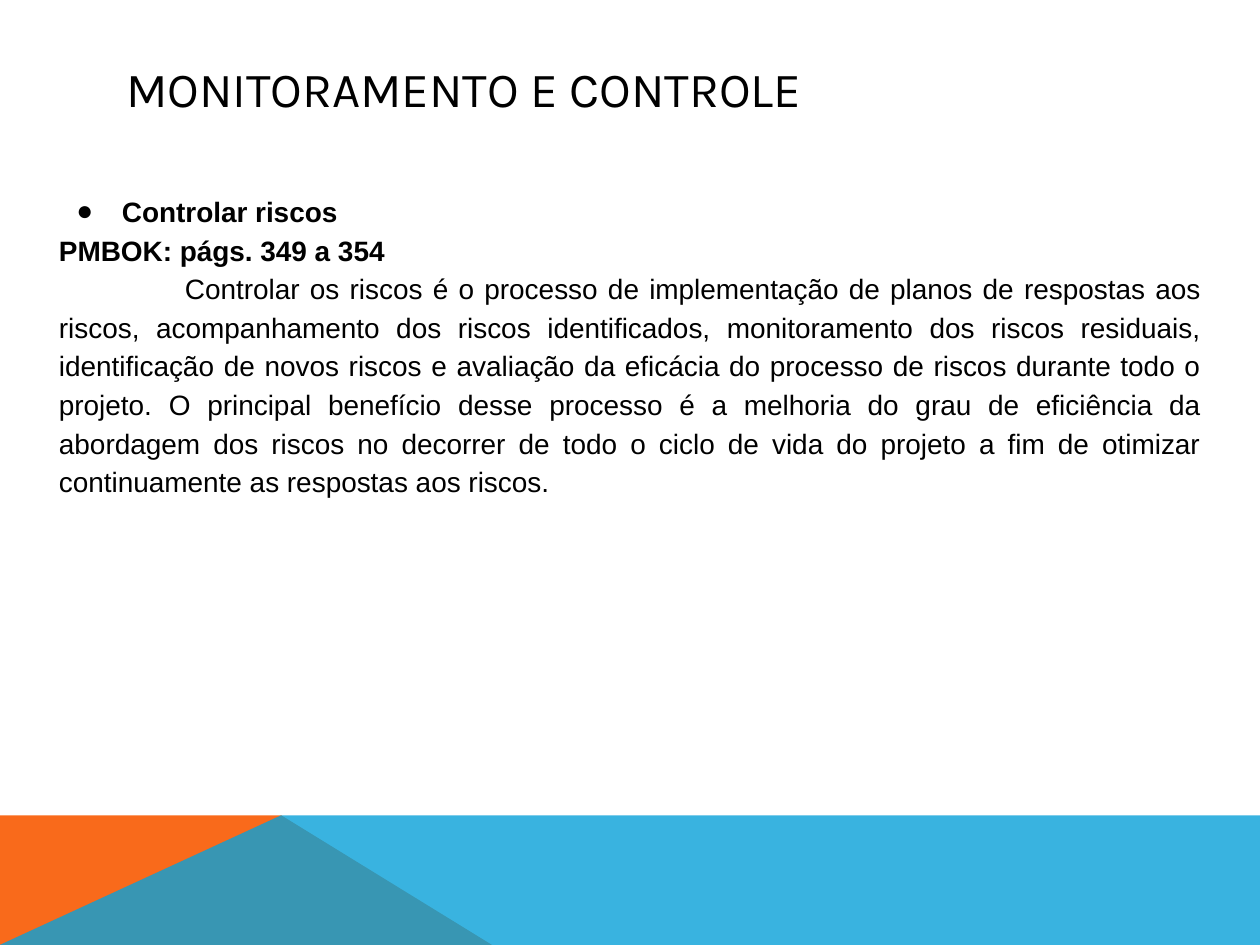
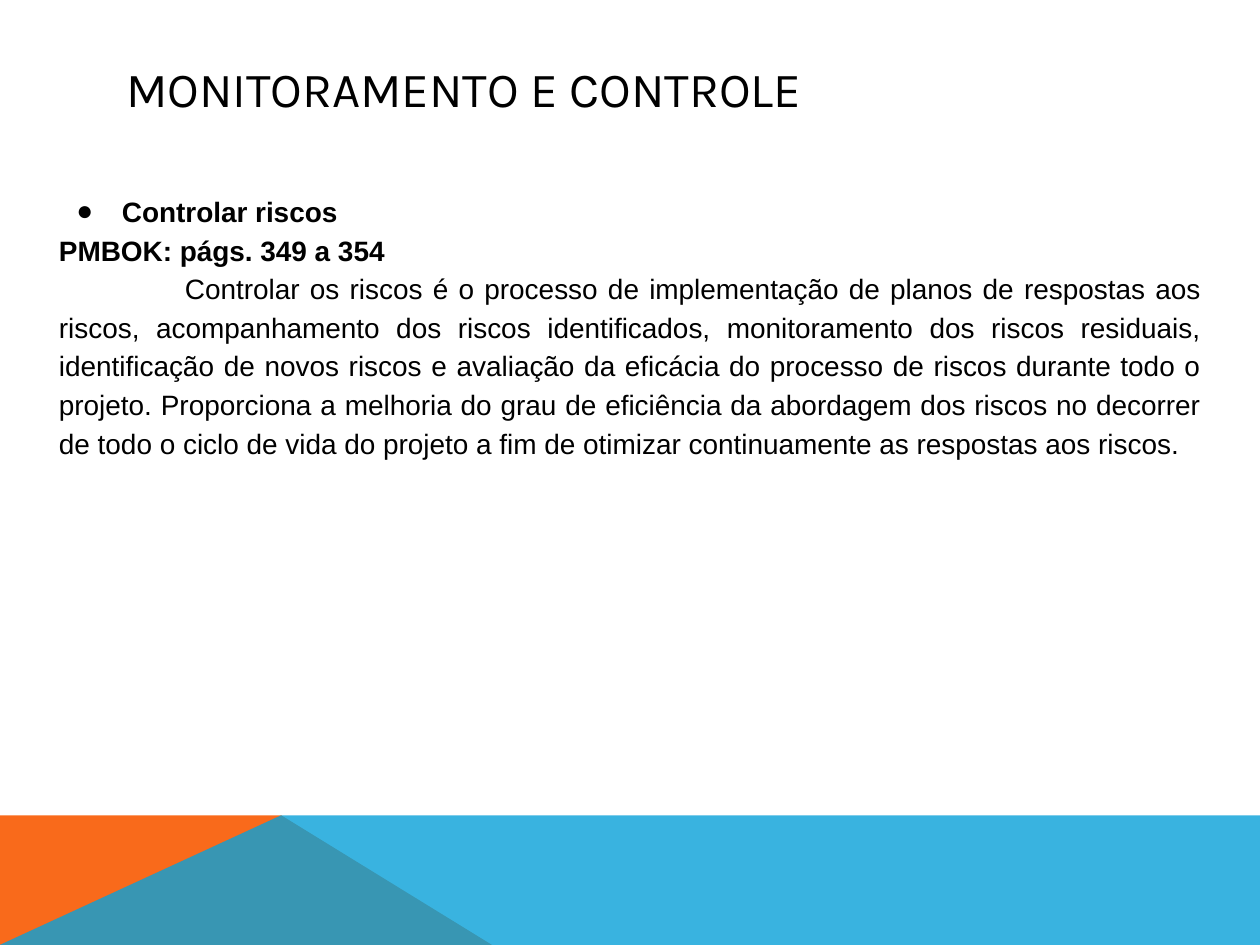
Before and after one commit to fga-eps-mds/A-Disciplina-MDS-EPS, a slide deck: slide 16 of GPP_Material/08-Mapa_PMbOK/apresentação_GPP_SIGS_2017_1.pptx.pptx (slide 17 before the commit). Drawn at 1260x945 pixels with LibreOffice and Linux fonts; fonts in the diff are those of the drawing. Boxes give left, top, right and bottom in pixels: in the first picture for what was removed or moved away, otherwise in the second. Text is boxed around its words. In the diff, an @@ line names an element or a change of style, - is before the commit and + after.

```diff
--- a/GPP_Material/08-Mapa_PMbOK/apresentação_GPP_SIGS_2017_1.pptx.pptx
+++ b/GPP_Material/08-Mapa_PMbOK/apresentação_GPP_SIGS_2017_1.pptx.pptx
@@ text at (x1=59, y1=278, x2=1200, y2=459): text changed @@
-Controlar os riscos é o processo de implementação de planos de respostas aos riscos, acompanhamento dos riscos identificados, monitoramento dos riscos residuais, identificação de novos riscos e avaliação da eficácia do processo de riscos durante todo o projeto. O principal benefício desse processo é a melhoria do grau de eficiência da abordagem dos riscos no decorrer de todo o ciclo de vida do projeto a fim de otimizar continuamente as respostas aos riscos.
+Controlar os riscos é o processo de implementação de planos de respostas aos riscos, acompanhamento dos riscos identificados, monitoramento dos riscos residuais, identificação de novos riscos e avaliação da eficácia do processo de riscos durante todo o projeto. Proporciona a melhoria do grau de eficiência da abordagem dos riscos no decorrer de todo o ciclo de vida do projeto a fim de otimizar continuamente as respostas aos riscos.
```
Also in this commit, not shown: 12 other slides changed, 1 slide removed.
